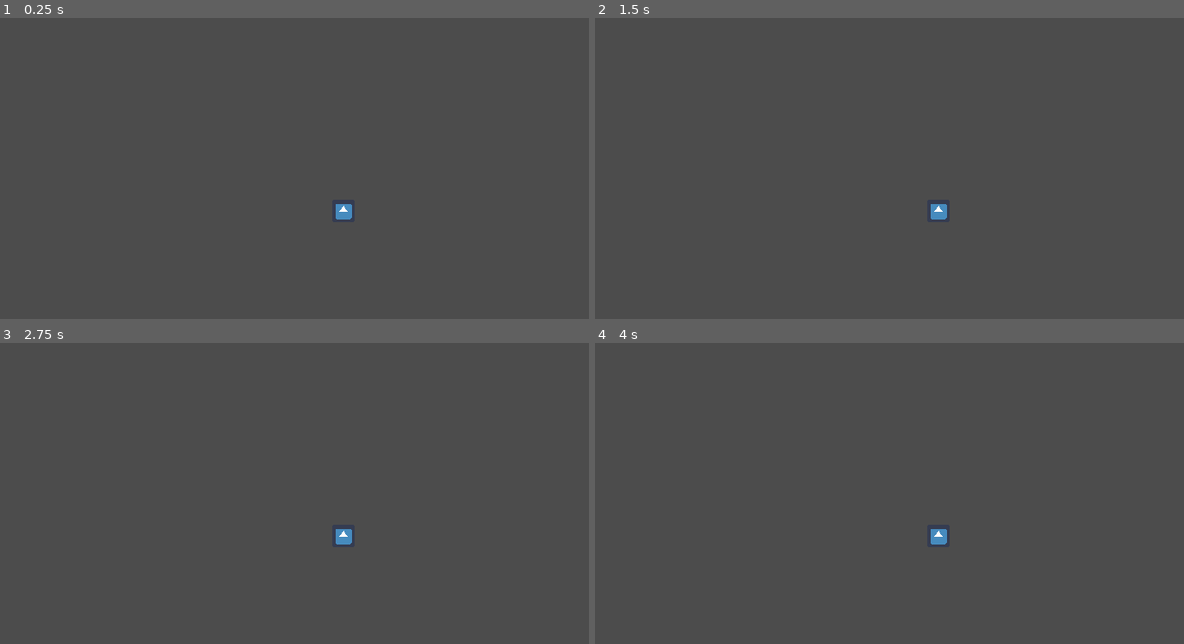
Above: before the commit, frames 1-4 (two rows, left to right).
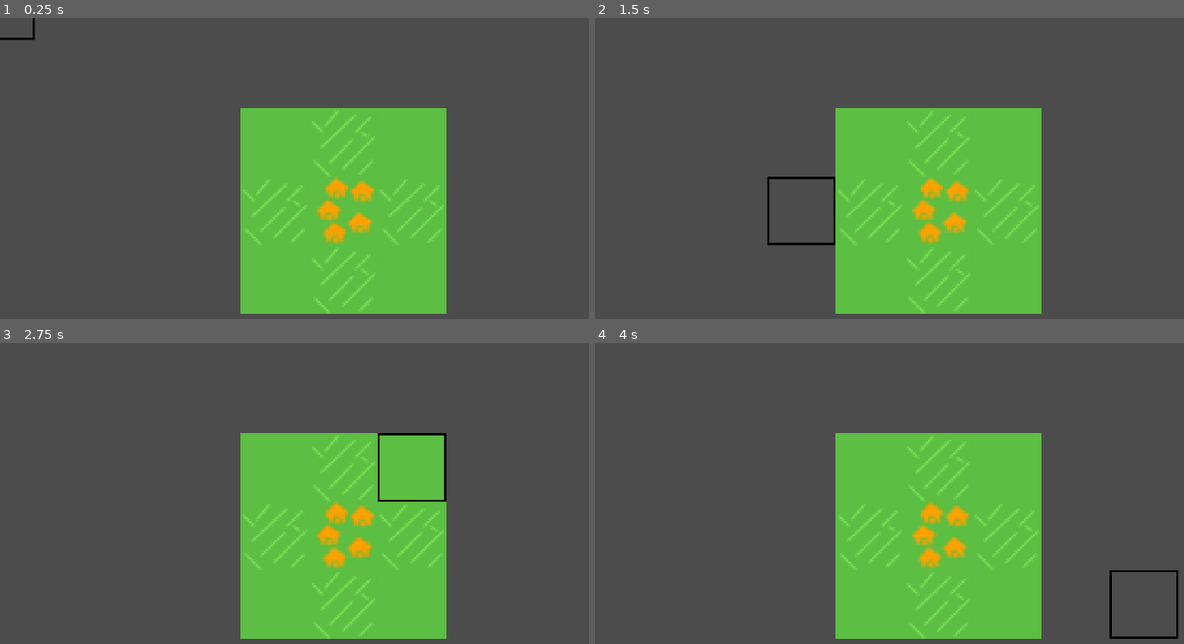
Above: after the commit, the same moments.

Repository: LLBlumire/ldjam46
Game: Godot game, scene res://src/World/World.tscn
Two runs of this game, one before a commit and one after it. Both use one fixed random seed, a clock stepped at 60 frames per second and the inputs below. The engine's default icon, where the game draws it, is replaced by a stand-in: a white triangle on a blue panel in a dark square.
Inputs (mouse positions are in pixels of both pictures, inside the frame that each line leads up to):
- Up to frame 1 (0.25 s): no input
- Up to frame 2 (1.5 s): tap Enter at 0.5 s; move the mouse to (1089, 192) at 0.52 s; tap Space at 1.25 s; move the mouse to (801, 231) at 1.27 s
- Up to frame 3 (2.75 s): tap Enter at 2 s; move the mouse to (412, 451) at 2.02 s
- Up to frame 4 (4 s): tap Space at 2.75 s; move the mouse to (901, 613) at 2.77 s; tap Enter at 3.5 s; move the mouse to (1142, 592) at 3.52 s

The runs differ from the first frame. In frame 1, 24% of the frame differs, in the area x 0-76%, y 0-99%; in frame 2, 24%; in frame 3, 24%; in frame 4, 24%, in the area x 40-100%, y 29-99%.

Commit message:
Merge WorldMap into World

Diff:
--- a/src/World/World.tscn
+++ b/src/World/World.tscn
@@ -1,13 +1,14 @@
 [gd_scene load_steps=3 format=2]
 
 [ext_resource path="res://src/World/World.gd" type="Script" id=1]
-[ext_resource path="res://icon.png" type="Texture" id=2]
+[ext_resource path="res://src/WorldMap/WorldMap.tscn" type="PackedScene" id=3]
 
 [node name="World" type="Node2D"]
 script = ExtResource( 1 )
 
 [node name="Camera2D" type="Camera2D" parent="."]
+offset = Vector2( 16, 16 )
 current = true
+zoom = Vector2( 0.167, 0.167 )
 
-[node name="icon" type="Sprite" parent="Camera2D"]
-texture = ExtResource( 2 )
+[node name="World" parent="." instance=ExtResource( 3 )]
--- a/src/WorldMap/WorldEdit.gd
+++ b/src/WorldMap/WorldEdit.gd
@@ -12,7 +12,6 @@
 func _process(delta):
 	clear_cursor()
 	cursor = world_to_map(get_global_mouse_position())
-	print(cursor)
 	place_cursor()
 
 func place_cursor():
--- a/src/WorldMap/WorldMap.tscn
+++ b/src/WorldMap/WorldMap.tscn
@@ -50,7 +50,6 @@
 script = ExtResource( 1 )
 
 [node name="WorldTileMap" type="TileMap" parent="."]
-position = Vector2( -16, -16 )
 tile_set = SubResource( 3 )
 cell_size = Vector2( 32, 32 )
 cell_custom_transform = Transform2D( 1, 0, 0, 1, 0, 0 )
@@ -61,7 +60,6 @@
 }
 
 [node name="WorldSelect" type="TileMap" parent="."]
-position = Vector2( -16, -16 )
 tile_set = SubResource( 2 )
 cell_size = Vector2( 32, 32 )
 cell_custom_transform = Transform2D( 1, 0, 0, 1, 0, 0 )
